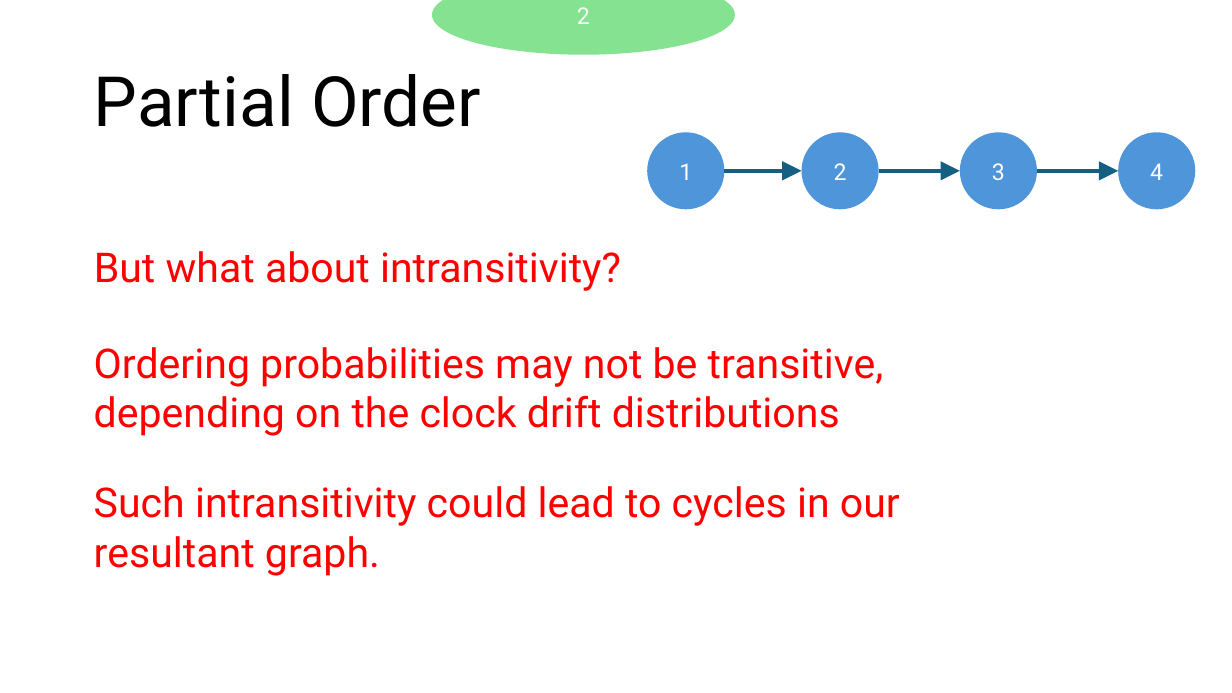
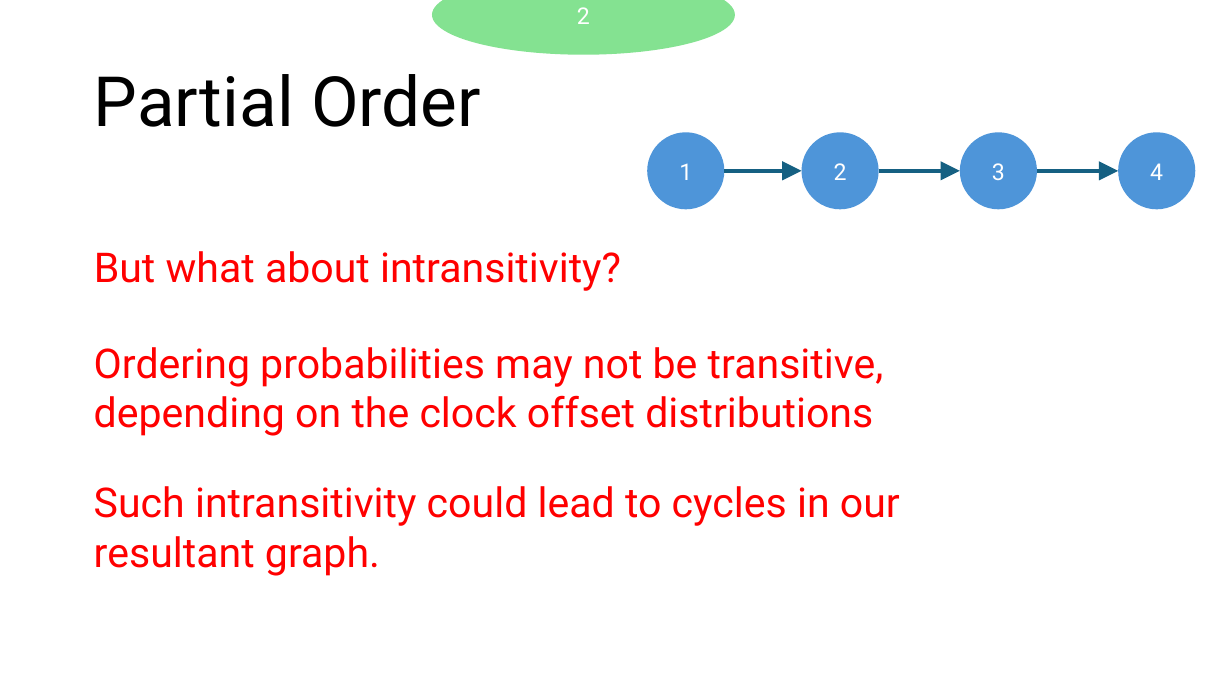
Before and after one commit to HaseebLUMS/Onyx-Presentation, a slide deck: slide 23 of tommy_hotnets.pptx. Drawn at 1232x693 pixels with LibreOffice and Linux fonts; fonts in the diff are those of the drawing. Boxes give left, top, right and bottom in pixels: in the first picture for what was removed or moved away, otherwise in the second. Text is boxed around its words. In the diff, an @@ line names an element or a change of style, - is before the commit and + after.

Commit message:
updated

```diff
--- a/tommy_hotnets.pptx
+++ b/tommy_hotnets.pptx
@@ text at (94, 347, 884, 436): text changed @@
-Ordering probabilities may not be transitive, depending on the clock drift distributions
+Ordering probabilities may not be transitive, depending on the clock offset distributions
```
Also in this commit, not shown: 5 other slides changed.
